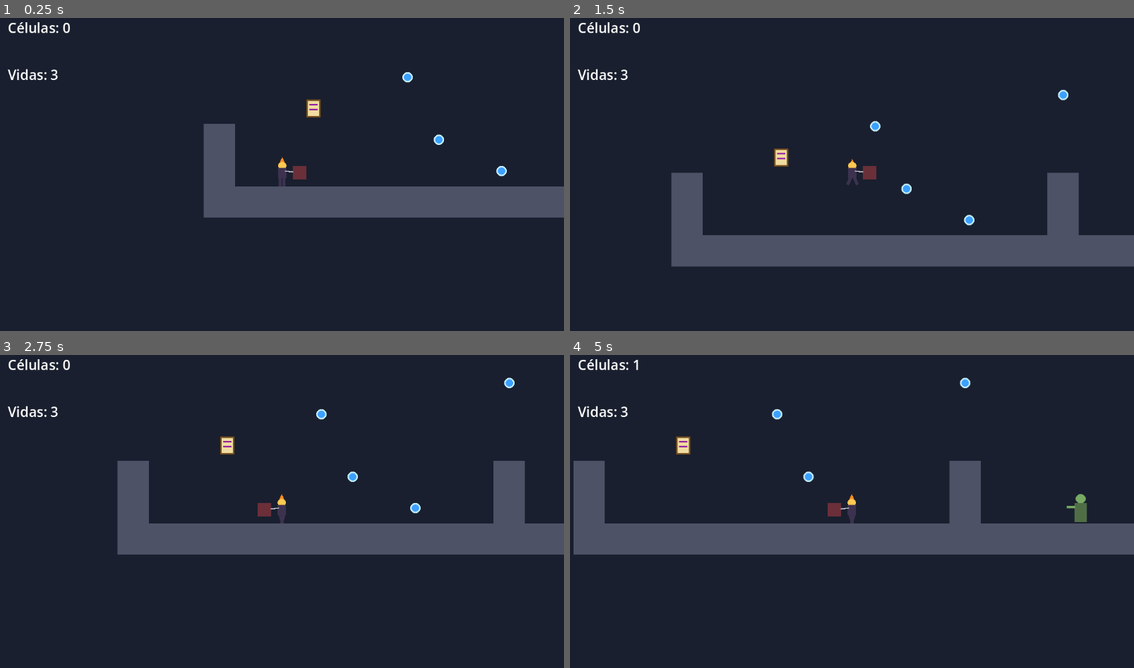
Above: before the commit, frames 1-4 (two rows, left to right).
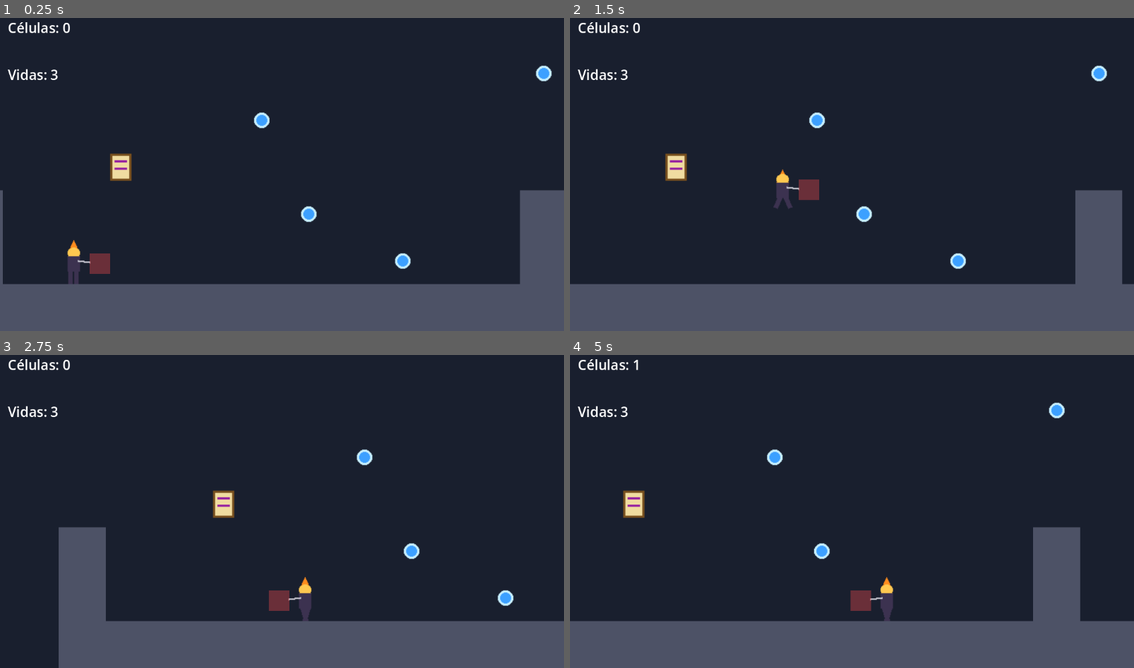
Above: after the commit, the same moments.

Repository: julian402/Dead-Cells-Godot
Game: Godot game, scene res://mundo.tscn
The game is run twice, just before and just after one commit, with the same random seed, the same clock (stepped at 60 frames per second) and the same inputs.
Inputs:
- Up to frame 1 (0.25 s): no input
- Up to frame 2 (1.5 s): hold D (move_right) from 0.53 s (still down); tap J (atacar) at 0.6 s; tap Space (saltar) at 0.77 s; tap L (rodar) at 1.35 s
- Up to frame 3 (2.75 s): tap Space (saltar) at 1.52 s; release D (move_right) at 2.03 s; hold A (move_left) from 2.03 s (still down); tap J (atacar) at 2.1 s
- Up to frame 4 (5 s): release A (move_left) at 2.78 s; hold D (move_right) 2.78-4.28 s; tap L (rodar) at 2.85, 4.35 s; tap Space (saltar) at 3.02, 3.77, 4.52 s; tap J (atacar) at 3.6 s; hold A (move_left) from 4.28 s (still down)

The runs differ from the first frame. In frame 1, 25% of the frame differs, in the area x 0-100%, y 15-100%; in frame 2, 28%; in frame 3, 28%; in frame 4, 30%, in the area x 0-100%, y 7-100%.

Commit message:
Cámara más cerca y con límites del mapa

Diff:
--- a/jugador.gd
+++ b/jugador.gd
@@ -16,6 +16,7 @@
 @onready var sonido_espada = $Espada
 @onready var sonido_rodar = $Rodar
 @onready var sonido_muerte = $Muerte
+@onready var camara = $Camera2D
 
 
 func _ready():
@@ -38,6 +39,8 @@
 	mover(delta)
 	actualizar_animacion()
 	orientar()
+	# la cámara se adelanta poco a poco hacia donde mira, como en Dead Cells
+	camara.offset.x = move_toward(camara.offset.x, 80 * mirando, 240 * delta)
 	if Input.is_action_just_pressed("atacar"):
 		atacar()
 
--- a/jugador.tscn
+++ b/jugador.tscn
@@ -199,6 +199,9 @@
 shape = SubResource("Forma")
 
 [node name="Camera2D" type="Camera2D" parent="."]
+zoom = Vector2(1.5, 1.5)
+position_smoothing_enabled = true
+position_smoothing_speed = 6.0
 
 [node name="Golpe" type="Area2D" parent="."]
 position = Vector2(36, 0)
--- a/mundo.gd
+++ b/mundo.gd
@@ -34,6 +34,10 @@
 	for enemigo in get_tree().get_nodes_in_group("enemigos"):
 		enemigo.toco_al_jugador.connect(_on_enemigo_toco)
 	$TimerPoder.timeout.connect(_on_timer_poder_timeout)
+	# la cámara no se sale del mapa: así no se ve el vacío debajo del piso
+	jugador.camara.limit_left = 0
+	jugador.camara.limit_right = MAPA[0].length() * CELDA
+	jugador.camara.limit_bottom = MAPA.size() * CELDA
 	actualizar_hud()
 
 
